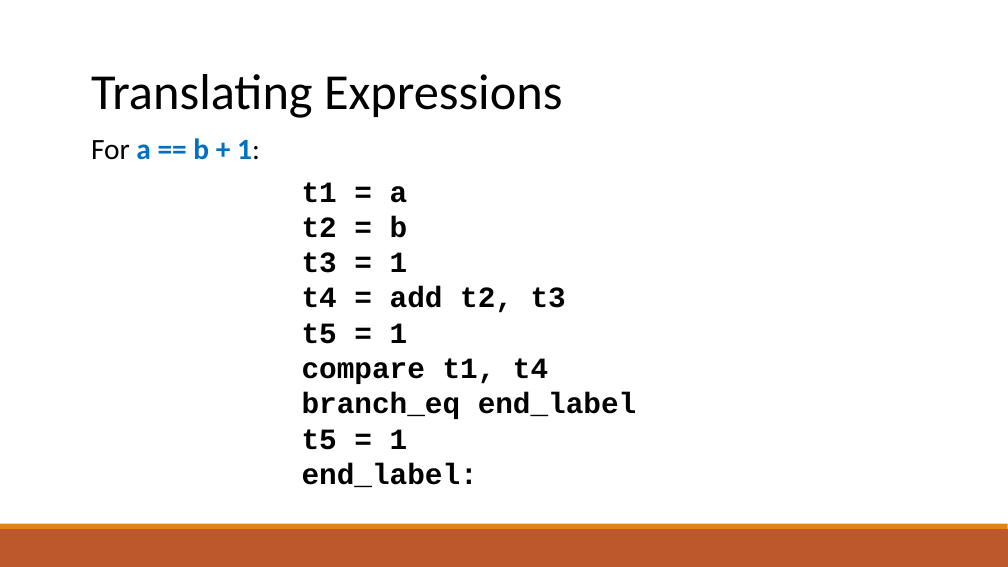
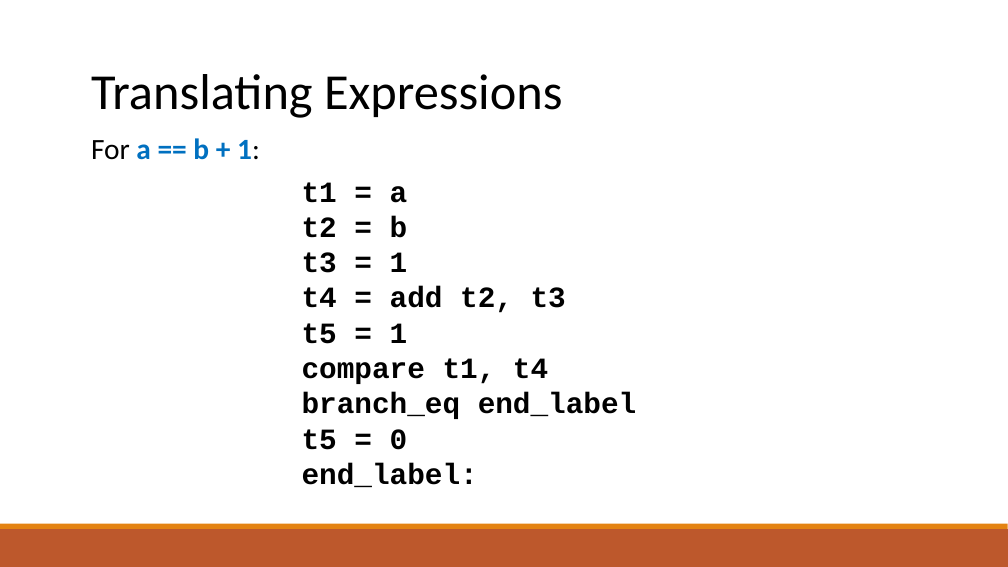
Before and after one commit to raghadzeidan/COMPILATION_TAU_FOR_STUDENTS, a slide deck: slide 18 of new_slides/IR.pptx. Drawn at 1008x567 pixels with LibreOffice and Linux fonts; fonts in the diff are those of the drawing. Boxes give left, top, right and bottom in pixels: in the first picture for what was removed or moved away, otherwise in the second. Text is boxed around its words. In the diff, an @@ line names an element or a change of style, - is before the commit and + after.

```diff
--- a/new_slides/IR.pptx
+++ b/new_slides/IR.pptx
@@ text at [302, 429, 408, 450]: text changed @@
-t5 = 1
+t5 = 0
```
Also in this commit, not shown: 3 other slides changed, 1 other file.
